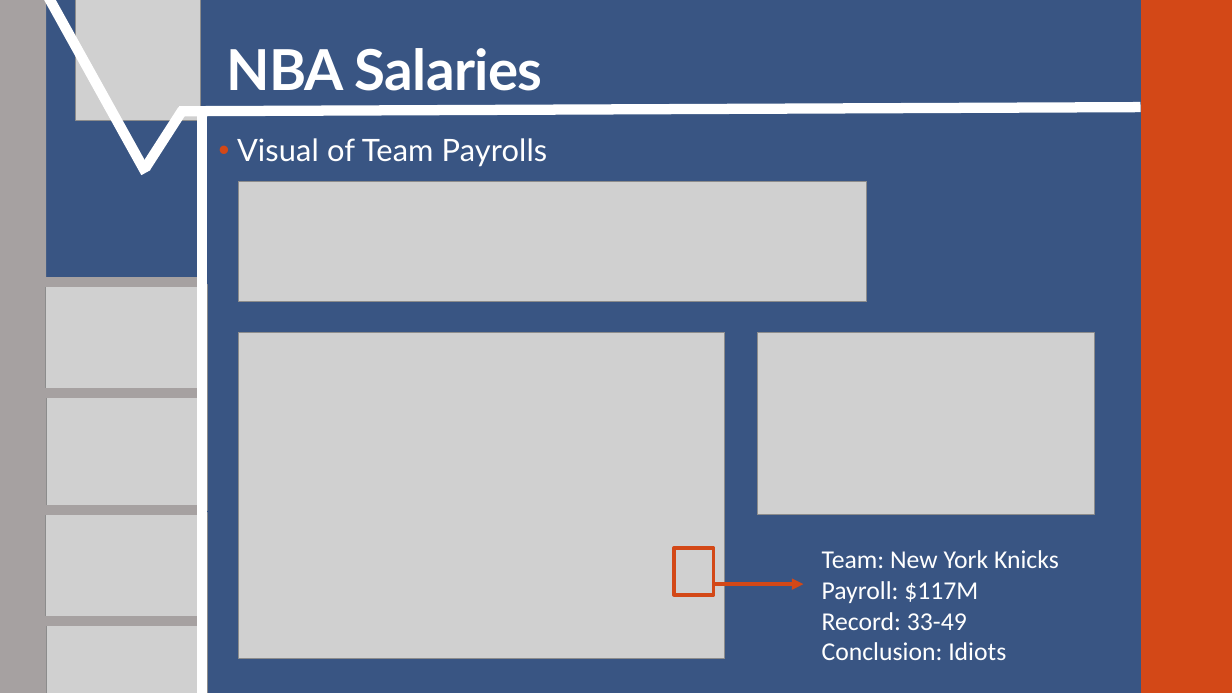
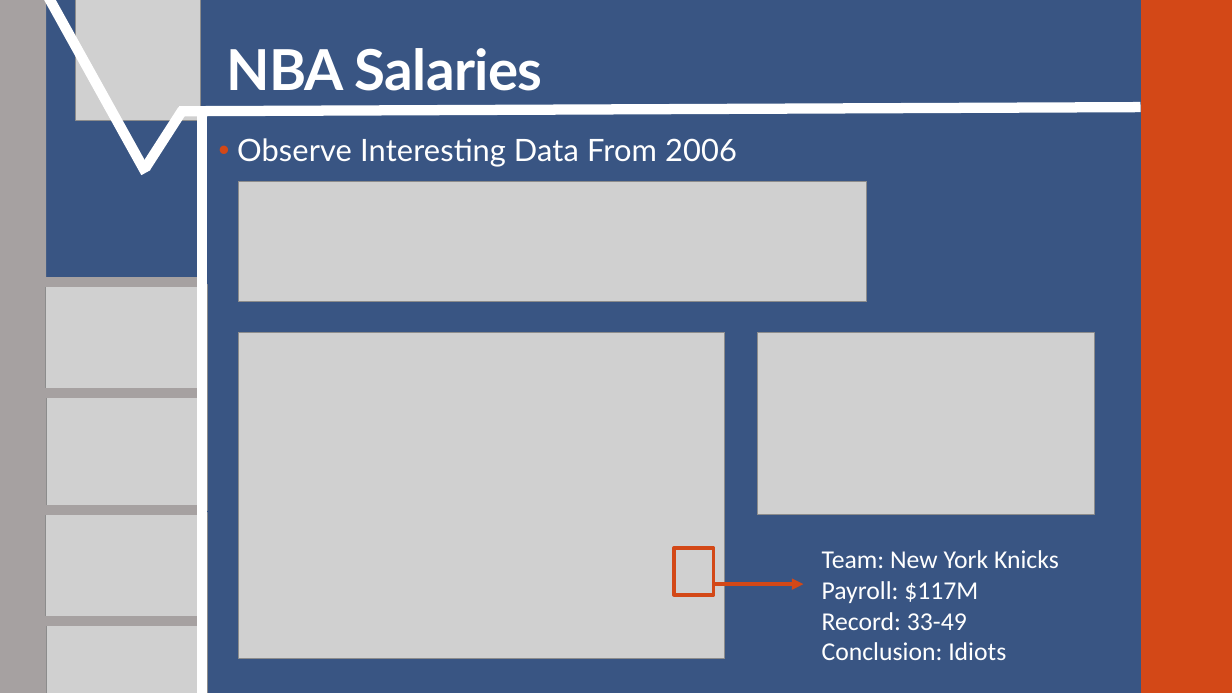
Before and after one commit to SuperMarioGiacomazzo/STOR538_WEBSITE, a slide deck: slide 13 of Slides/Basketball 4/Basketball_4_Lecture.pptx (slide 10 before the commit). Drawn at 1232x693 pixels with LibreOffice and Linux fonts; fonts in the diff are those of the drawing; grey boxes stand for pictures. Boxes give left, top, right and bottom in pixels: in the first picture for what was removed or moved away, otherwise in the second. Text is boxed around its words. In the diff, an @@ line names an element or a change of style, - is before the commit and + after.

```diff
--- a/Slides/Basketball 4/Basketball_4_Lecture.pptx
+++ b/Slides/Basketball 4/Basketball_4_Lecture.pptx
@@ text at (237,138,737,167): text changed @@
-• Visual of Team Payrolls
+• Observe Interesting Data From 2006
```
Also in this commit, not shown: 6 other slides changed, 5 slides added, 5 slides removed, 5 other files.
